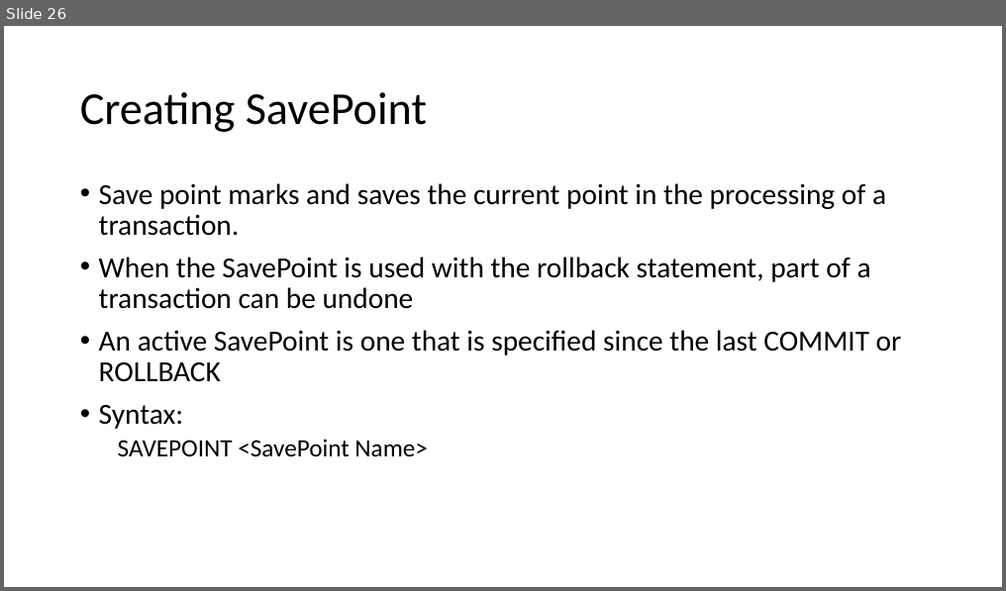
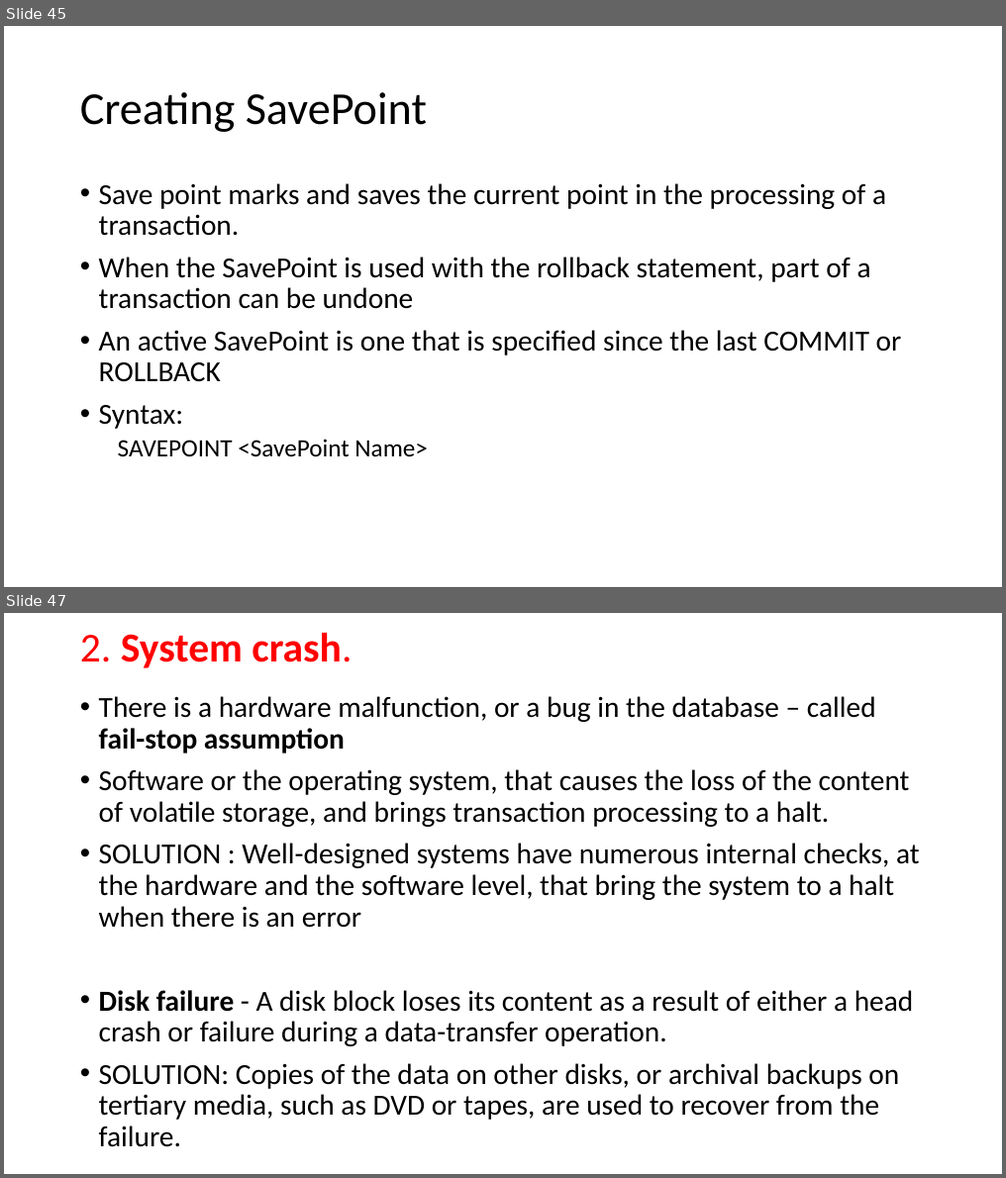
Before and after one commit to rahulgotrekiya/clg-backup, a slide deck: rdbms/SQL Plus/RDBMS_Sem-1/Unit-5/Transaction.pptx. Shown one above the other, each under a label of ours: slide 26 before the commit, slides 45 and 47 after it; the slides between them are not shown. The pictures are 1006x591 and 1006x1178 pixels, drawn with LibreOffice and Linux fonts; fonts in the diff are those of the drawing. Boxes give left, top, right and bottom in pixels: in the first picture for what was removed or moved away, otherwise in the second. Text is boxed around its words. In the diff, an @@ line names an element or a change of style, - is before the commit and + after.

Commit message:
add more content in rdbms

```diff
--- a/rdbms/SQL Plus/RDBMS_Sem-1/Unit-5/Transaction.pptx
+++ b/rdbms/SQL Plus/RDBMS_Sem-1/Unit-5/Transaction.pptx
@@ slide 47 added at (4, 613, 1002, 1174), background #FFFFFF @@
@@ title added at (80, 632, 351, 668), 39.6 pt, text #FF0000, bold @@
+2. System crash.
@@ text added at (99, 696, 920, 1148), 28 pt, text #000000 @@
+• There is a hardware malfunction, or a bug in the database – called fail-stop assumption
+• Software or the operating system, that causes the loss of the content of volatile storage, and brings transaction processing to a halt.
+• SOLUTION : Well-designed systems have numerous internal checks, at the hardware and the software level, that bring the system to a halt when there is an error
+• Disk failure - A disk block loses its content as a result of either a head crash or failure during a data-transfer operation.
+• SOLUTION: Copies of the data on other disks, or archival backups on tertiary media, such as DVD or tapes, are used to recover from the failure.
@@ what was slide 26 is now slide 45 @@
```
Also in this commit, not shown: 25 other slides added, 1 slide removed, 36 other files.
